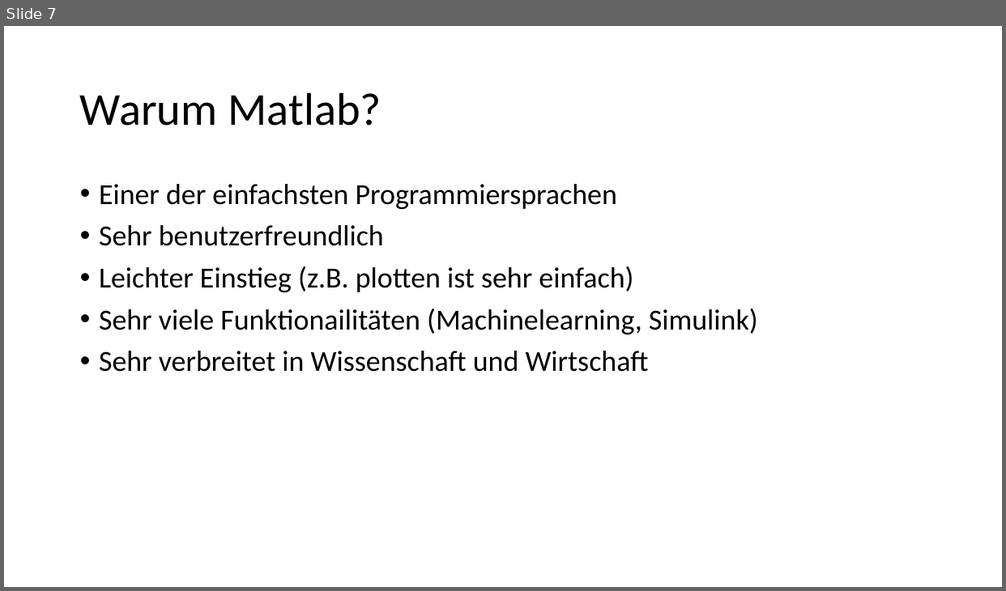
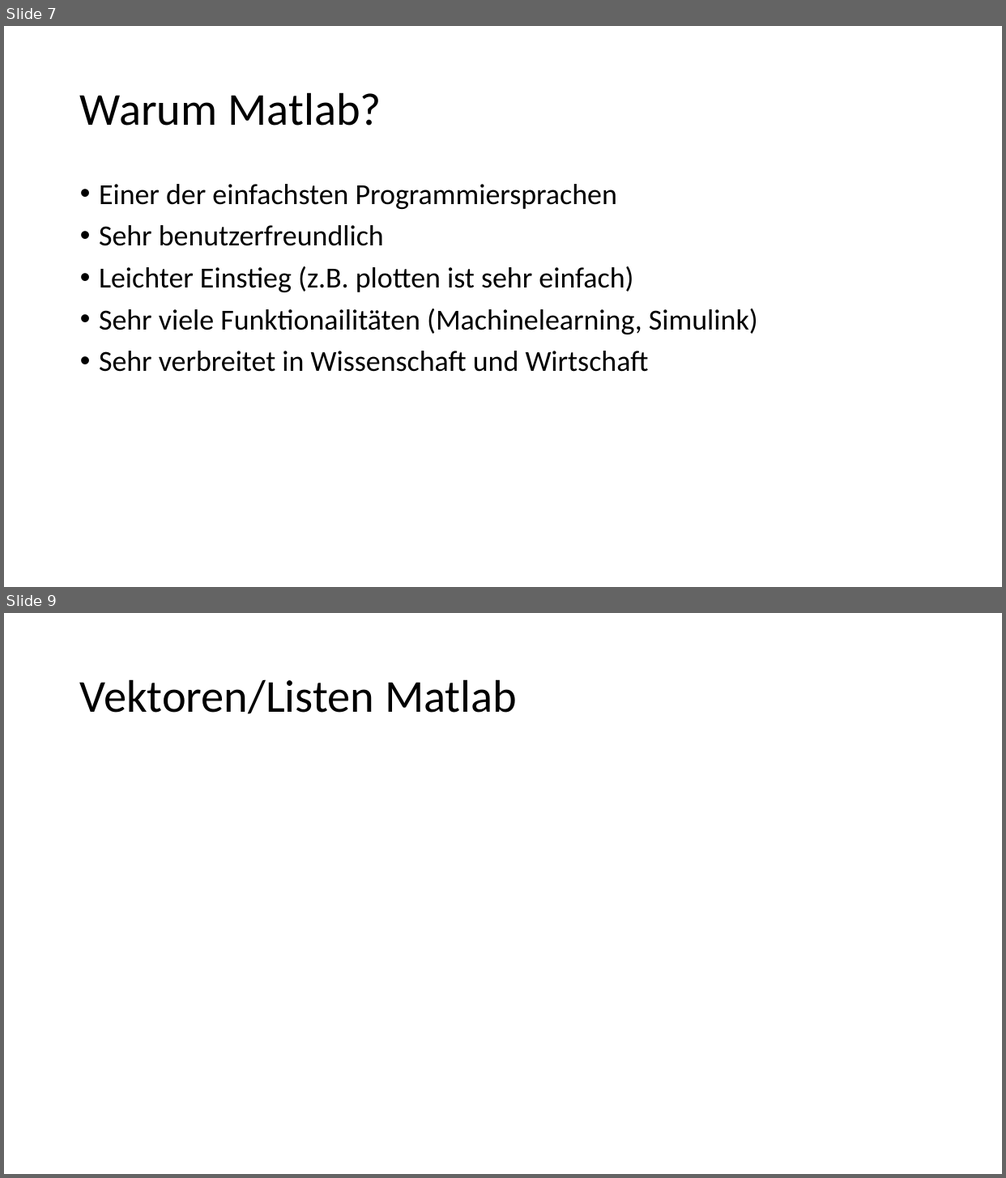
Before and after one commit to VincentBezold/Matlab-course, a slide deck: MatlabKurs.pptx. Shown one above the other, each under a label of ours: slide 7 before the commit, slides 7 and 9 after it; the slides between them are not shown. The pictures are 1006x591 and 1006x1178 pixels, drawn with LibreOffice and Linux fonts; fonts in the diff are those of the drawing; grey boxes stand for pictures. Boxes give left, top, right and bottom in pixels: in the first picture for what was removed or moved away, otherwise in the second. Text is boxed around its words. In the diff, an @@ line names an element or a change of style, - is before the commit and + after.

```diff
--- a/MatlabKurs.pptx
+++ b/MatlabKurs.pptx
@@ slide 9 added at [4, 613, 1002, 1174], background #FFFFFF @@
@@ title added at [80, 679, 517, 714], 44 pt, text #000000 @@
+Vektoren/Listen Matlab
```
Also in this commit, not shown: 2 slides changed, 1 other slide added, 1 slide removed, 4 other files.
